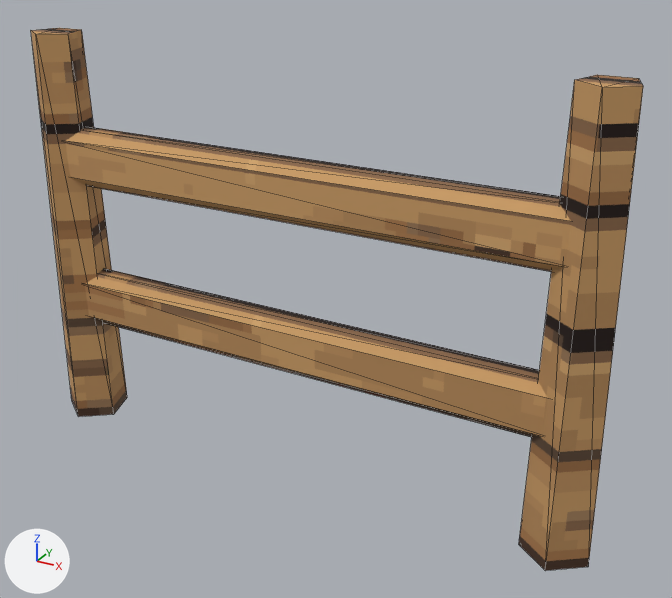
One commit to the glTF model ArenaTaticaUnity/Assets/ArenaTatica/Resources/Models/Mapa/deserto/enfeite_cerca.glb: the scene before it, then after it.
Both versions are drawn from a 50 mm lens placed at (0.659, -1.076, 0.847), pointed at (0.059, 0.015, 0.301). Lighting does not change. The marker at lower left points along +X, +Y and +Z. The picture after the commit comes second. Mesh edges are drawn as thin lines.

The older version as bpy lines, for what is in view:
```python
mat_deserto_madeira = bpy.data.materials.new('deserto_madeira')
mat_deserto_madeira.use_nodes = True; mat_deserto_madeira.node_tree.nodes.clear()
_N = mat_deserto_madeira.node_tree.nodes; _L = mat_deserto_madeira.node_tree.links
n0 = _N.new('ShaderNodeBsdfPrincipled'); n0.name = 'Principled BSDF'
n0.inputs[2].default_value = 0.9  # 'Roughness'
n1 = _N.new('ShaderNodeOutputMaterial'); n1.name = 'Material Output'
n2 = _N.new('ShaderNodeMix'); n2.name = 'Mix'
n2.data_type = 'RGBA'
n2.blend_type = 'MULTIPLY'
n2.inputs[0].default_value = 1.0  # 'Factor'
n3 = _N.new('ShaderNodeVertexColor'); n3.name = 'Color Attribute'
n4 = _N.new('ShaderNodeTexImage'); n4.name = 'Image Texture'
n4.image = img_deserto_madeira
n4.interpolation = 'Closest'
_L.new(n0.outputs[0], n1.inputs[0])  # 'BSDF' to 'Surface'
_L.new(n2.outputs[2], n0.inputs[0])  # 'Result' to 'Base Color'
_L.new(n3.outputs[0], n2.inputs[7])  # 'Color' to 'B'
_L.new(n4.outputs[0], n2.inputs[6])  # 'Color' to 'A'
me_cone_030 = bpy.data.meshes.new('Cone.030')
me_cone_030.from_pydata(...)  # 68 vertices, 120 faces; spans x -0.469..0.469, y -0.052..0.042, z 0.0..0.65
me_cone_030.materials.append(mat_deserto_madeira)
ob_deserto_enfeite_cerca = bpy.data.objects.new('deserto_enfeite_cerca', me_cone_030)
ob_deserto_enfeite_cerca.location = (0.0, 0.0, 0.0)
```
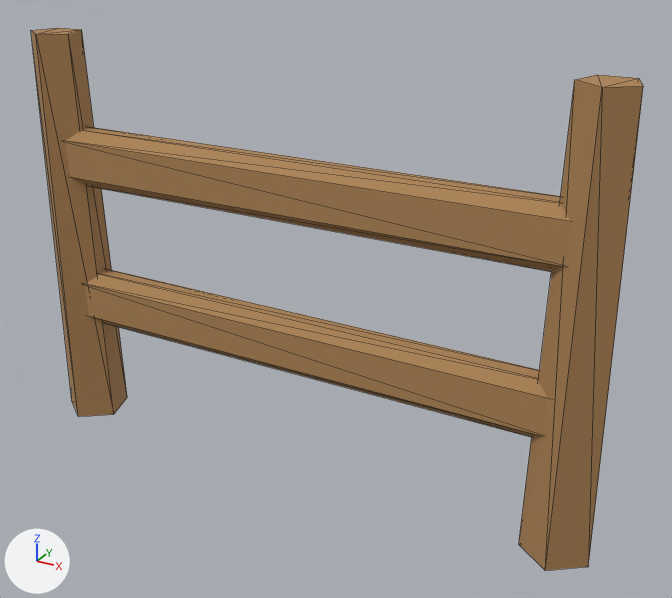
Changed parts and their boxes [x1, y1, x2, y2] in the pictures (672 x 598 px):
'deserto_enfeite_cerca', surface changed
    both: [31, 28, 643, 571]

Patch to the scene script:
```diff
--- a/ArenaTaticaUnity/Assets/ArenaTatica/Resources/Models/Mapa/deserto/enfeite_cerca.glb.py
+++ b/ArenaTaticaUnity/Assets/ArenaTatica/Resources/Models/Mapa/deserto/enfeite_cerca.glb.py
@@ mat_deserto_madeira @@
 n0 = _N.new('ShaderNodeBsdfPrincipled'); n0.name = 'Principled BSDF'
-n0.inputs[2].default_value = 0.9  # 'Roughness'
+n0.inputs[2].default_value = 0.88  # 'Roughness'
 n1 = _N.new('ShaderNodeOutputMaterial'); n1.name = 'Material Output'
@@ mat_deserto_madeira @@
 n2 = _N.new('ShaderNodeMix'); n2.name = 'Mix'
 n2.inputs[0].default_value = 1.0  # 'Factor'
+n2.inputs[7].default_value = (0.42, 0.23, 0.09, 1.0)  # 'B', brown #ad8455
 n3 = _N.new('ShaderNodeVertexColor'); n3.name = 'Color Attribute'
-n4 = _N.new('ShaderNodeTexImage'); n4.name = 'Image Texture'
-n4.image = img_deserto_madeira
-n4.interpolation = 'Closest'
 _L.new(n0.outputs[0], n1.inputs[0])  # 'BSDF' to 'Surface'
 _L.new(n2.outputs[2], n0.inputs[0])  # 'Result' to 'Base Color'
-_L.new(n3.outputs[0], n2.inputs[7])  # 'Color' to 'B'
-_L.new(n4.outputs[0], n2.inputs[6])  # 'Color' to 'A'
+_L.new(n3.outputs[0], n2.inputs[6])  # 'Color' to 'A'
```
